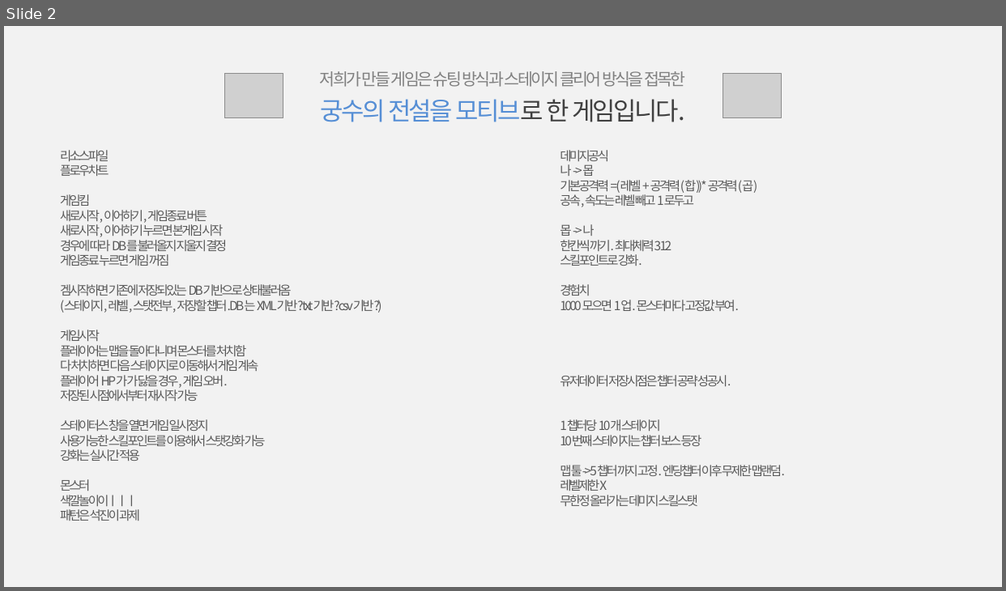
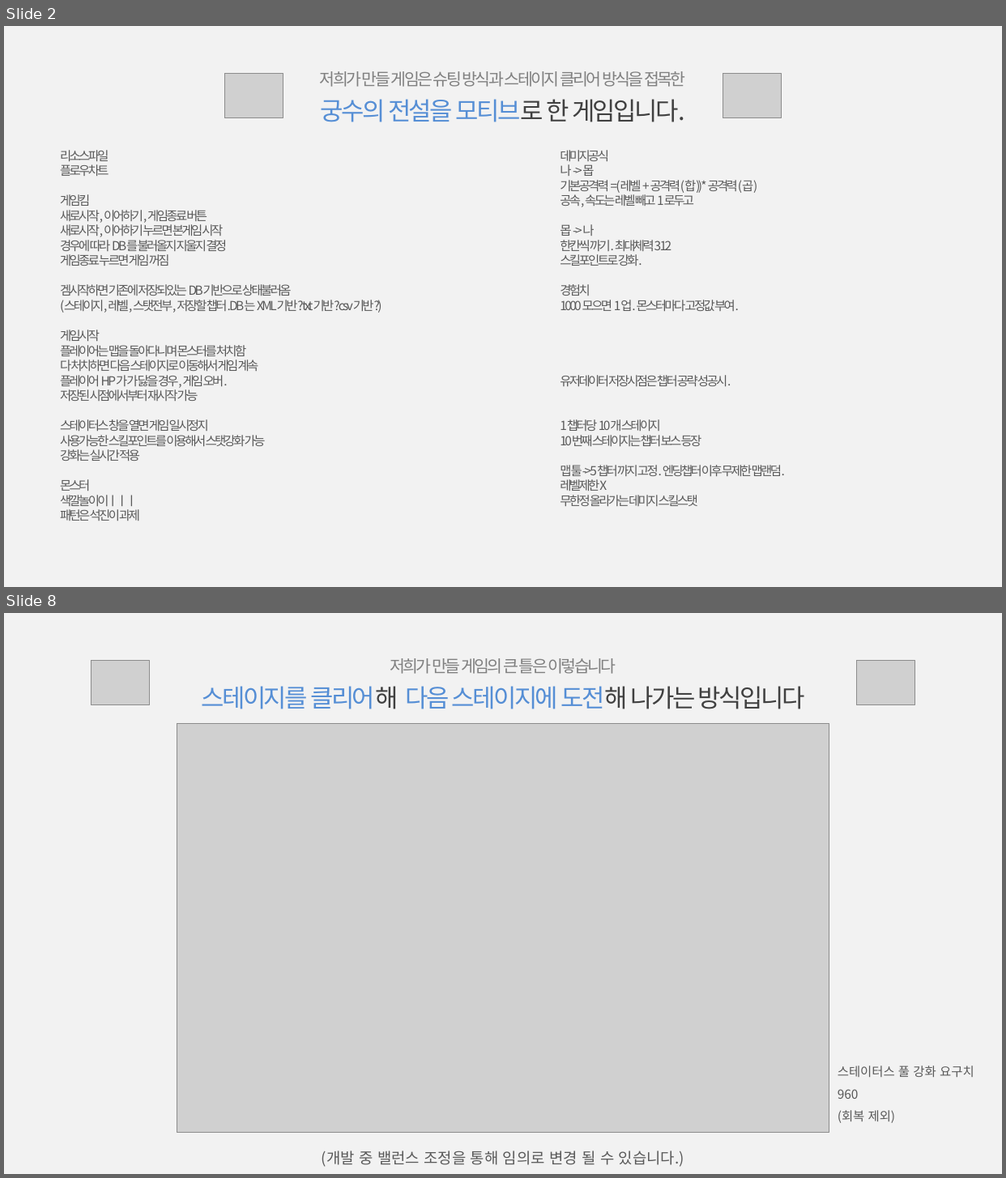
Before and after one commit to Hanel99/inha_1stproject, a slide deck: 기타/1차중간프로젝트_세부기획_白팀_강석진윤준혁.pptx. Shown one above the other, each under a label of ours: slide 2 before the commit, slides 2 and 8 after it; the slides between them are not shown. The pictures are 1006x591 and 1006x1178 pixels, drawn with LibreOffice and Linux fonts; fonts in the diff are those of the drawing; grey boxes stand for pictures. Boxes give left, top, right and bottom in pixels: in the first picture for what was removed or moved away, otherwise in the second. Text is boxed around its words. In the diff, an @@ line names an element or a change of style, - is before the commit and + after.

```diff
--- a/기타/1차중간프로젝트_세부기획_白팀_강석진윤준혁.pptx
+++ b/기타/1차중간프로젝트_세부기획_白팀_강석진윤준혁.pptx
@@ slide 8 added at box(4, 613, 1002, 1174), background #F2F2F2 @@
@@ picture added at box(91, 661, 149, 706) @@
@@ text added at box(202, 658, 804, 709), 18 pt, text #558ED5 @@
+저희가 만들 게임의 큰 틀은 이렇습니다
+스테이지를 클리어해 다음 스테이지에 도전해 나가는 방식입니다
@@ picture added at box(856, 661, 914, 706) @@
@@ picture added at box(177, 724, 829, 1132) @@
@@ text added at box(837, 1066, 974, 1123), 9 pt, text #595959 @@
+스테이터스 풀 강화 요구치
+960
+(회복 제외)
@@ text added at box(322, 1151, 684, 1167), 11 pt, text #595959 @@
+(개발 중 밸런스 조정을 통해 임의로 변경 될 수 있습니다.)
```
Also in this commit, not shown: 2 slides changed, 11 other slides added, 1 slide removed, 1 other file.
